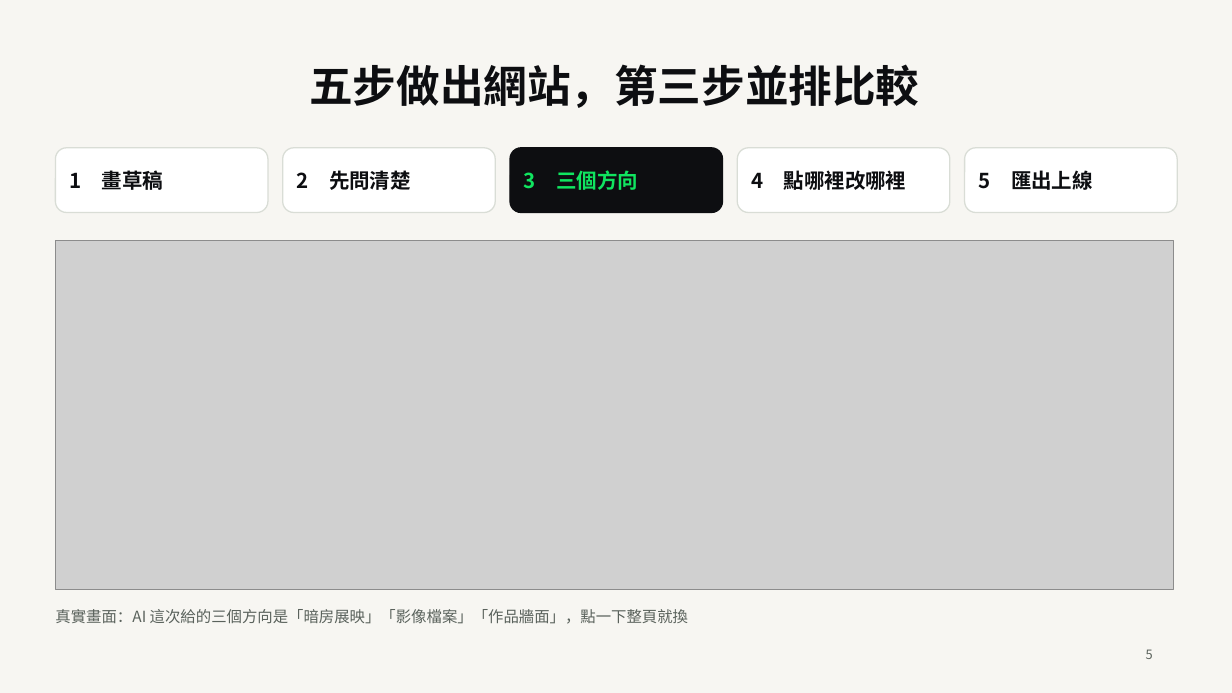
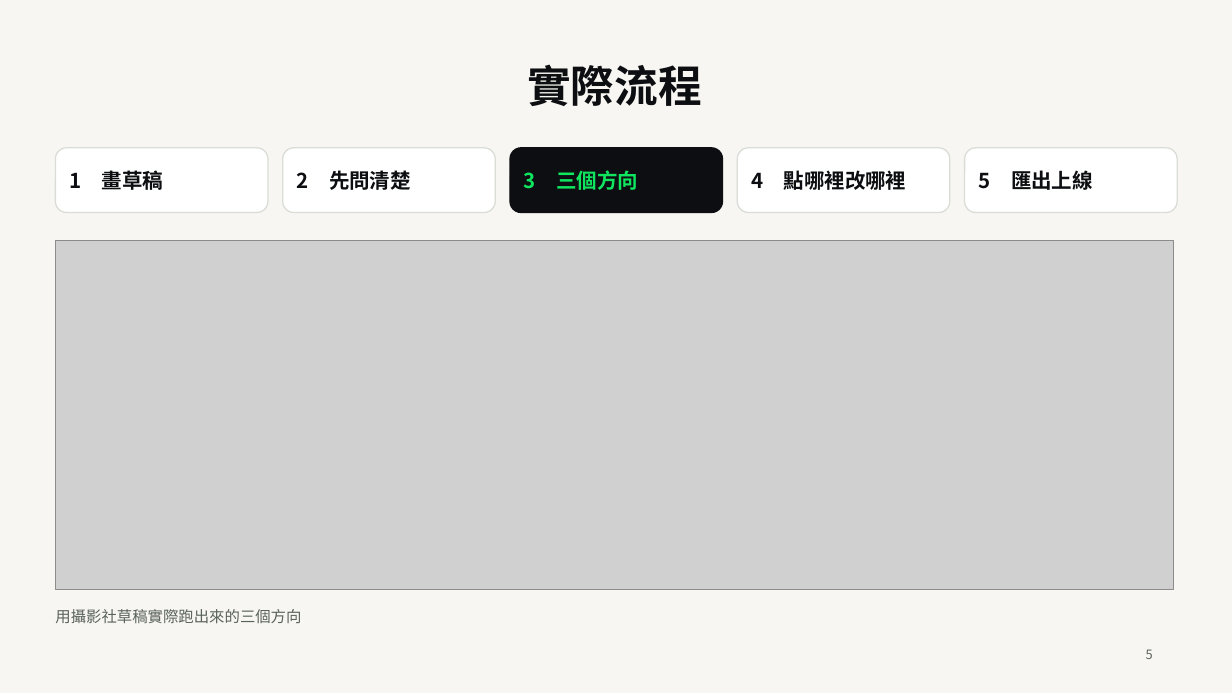
Before and after one commit to ChewyChloe/Sketch2Site, a slide deck: slide 5 of docs/demo-day/Sketch2Site-DemoDay-v1.pptx. Drawn at 1232x693 pixels with LibreOffice and Linux fonts; fonts in the diff are those of the drawing; grey boxes stand for pictures. Boxes give left, top, right and bottom in pixels: in the first picture for what was removed or moved away, otherwise in the second. Text is boxed around its words. In the diff, an @@ line names an element or a change of style, - is before the commit and + after.

```diff
--- a/docs/demo-day/Sketch2Site-DemoDay-v1.pptx
+++ b/docs/demo-day/Sketch2Site-DemoDay-v1.pptx
@@ title at (x1=527, y1=64, x2=701, y2=106): text changed @@
-五步做出網站，第三步並排比較
+實際流程
@@ text at (x1=55, y1=609, x2=301, y2=623): text changed @@
-真實畫面：AI 這次給的三個方向是「暗房展映」「影像檔案」「作品牆面」，點一下整頁就換
+用攝影社草稿實際跑出來的三個方向
```
Also in this commit, not shown: 8 other slides changed, 1 slide removed, 6 other files.
